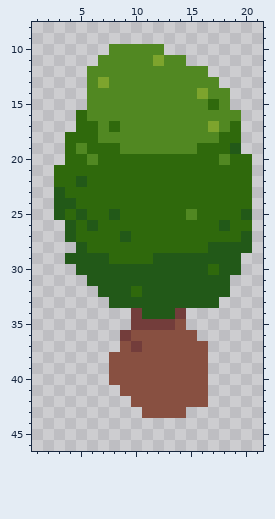
One commit to this pixel-art file: assets/tree.aseprite. The picture above was drawn from the file before the commit.
24x48 pixels, 1 frame. Shown: x 1..21, y 8..46.
Now the later version:
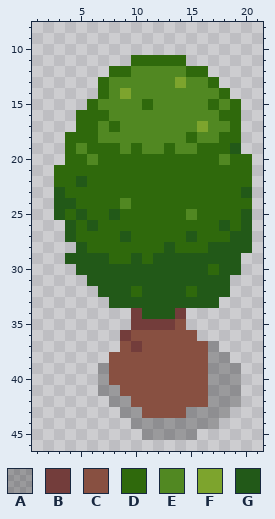
Palette (. is transparent): A #00000040  B #733d3b  C #885041  D #2f690c  E #518822  F #7da42d  G #225918
Changes in this commit:
@@ x 1..21 @@
  9 .....................
-10 .......EEEEE.........
-11 ......EEEEEFEE.......
-12 .....EEEEEEEEEEE.....
-13 .....EFEEEEEEEEEE....
-14 .....EEEEEEEEEEFEE...
-15 .....EEEEEEEEEEEDE...
-16 ....DEEEEEEEEEEEEEE..
-17 ....DDEDEEEEEEEEFED..
-18 ...DDDEEEEEEEEEEEDD..
-19 ...DEDDDEEEEEEEDDDG..
+10 .....................
+11 .........DDDDD.......
+12 .......DDEEEEEDD.....
+13 ......DEEEEEEFEED....
+14 ......DEFEEEEEEEED...
+15 .....DEEEEDEEEEEDED..
+16 ....DDDEEEEEEEEEEDD..
+17 ....DDEDEEEEEEEFEED..
+18 ...DDDEEEEEEEEDEEDD..
+19 ...DEDDDEDEEDEEDDDG..
 20 ...DDEDDDDDDDDDDDEDD.
@@ x 1..21 @@
 22 ..DDGDDDDDDDDDDDDDDD.
-23 ..GDDDDDDDDDDDDDDDDD.
-24 ..GGDDDDDDDDDDDDDDDD.
+23 ..GDDDDDDDDDDDDDDDDG.
+24 ..GGDDDDEDDDDDDDDDDD.
 25 ..GDGDDGDDDDDDEDDDDG.
-26 ...GDGDDDDDDDDDDDGDD.
-27 ...GDDDDGDDDDDDDDDDG.
-28 ....GDDDDDDDDDDDGGGG.
-29 ...GGGGDDDDGGGGGGGG..
+26 ...GDGDDDDDDDDDDDGDG.
+27 ...GDDDDGDDDDDGDDDGG.
+28 ....GDDDDDDDGDDDGGGG.
+29 ...GGGGDDGDGGGGGGGG..
 30 ....GGGGGGGGGGGGDGG..
 31 .....GGGGGGGGGGGGG...
-32 ......GGGDGGGGGGGG...
+32 ......GGGDGGGGDGGG...
 33 .......GGGGGGGGGG....
@@ x 1..21 @@
 36 ........BCCCCCC......
-37 ........CBCCCCCC.....
-38 .......CCCCCCCCC.....
-39 .......CCCCCCCCC.....
-40 .......CCCCCCCCC.....
-41 ........CCCCCCCC.....
-42 .........CCCCCCC.....
-43 ..........CCCC.......
-44 .....................
-45 .....................
+37 ........CBCCCCCCA....
+38 .......CCCCCCCCCAA...
+39 ......ACCCCCCCCCAAA..
+40 ......ACCCCCCCCCAAA..
+41 ......AACCCCCCCCAAA..
+42 .......AACCCCCCCAAA..
+43 ........AACCCCAAAA...
+44 .........AAAAAAAA....
+45 ..........AAAAA......
 46 .....................
